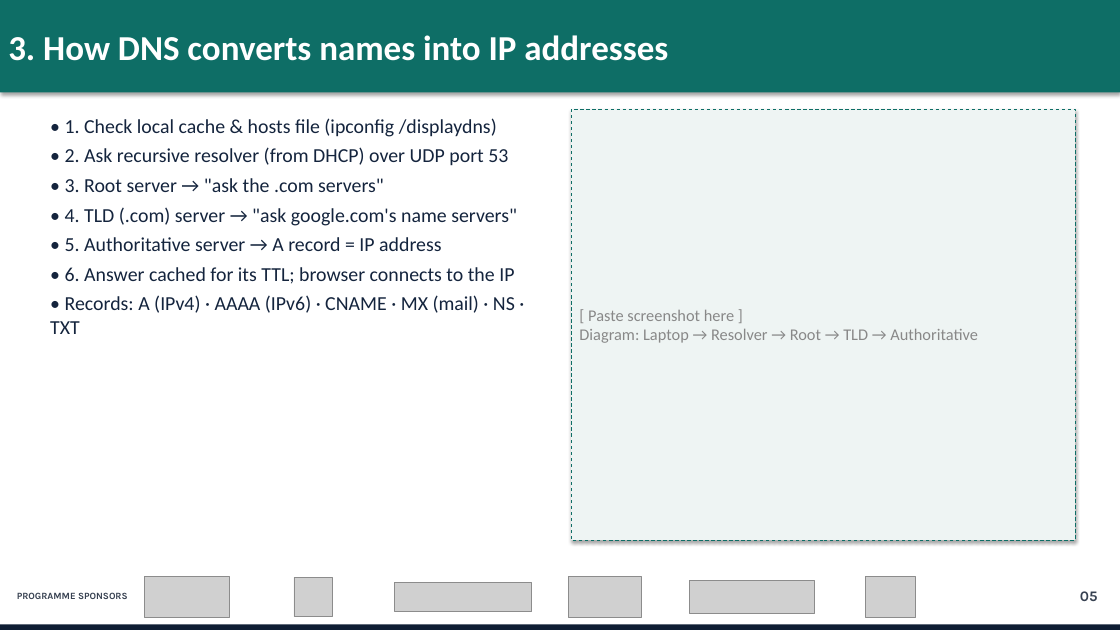
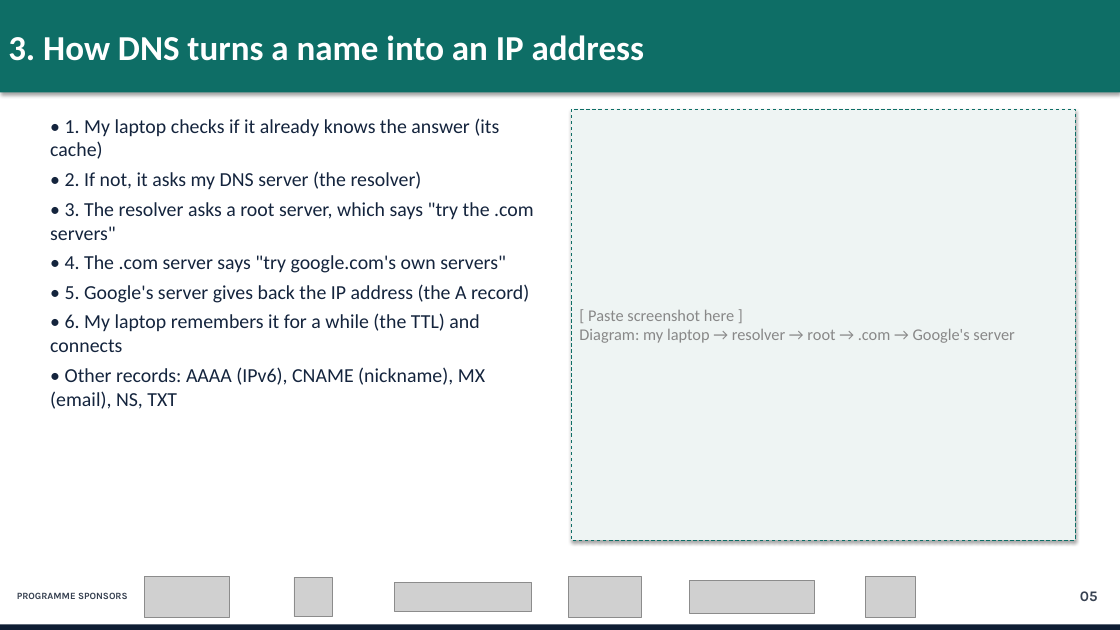
Before and after one commit to wakalala-droid/LightRays, a slide deck: slide 5 of group3-network-identity/Group3_Network_Identity_DNS.pptx. Drawn at 1120x630 pixels with LibreOffice and Linux fonts; fonts in the diff are those of the drawing; grey boxes stand for pictures. Boxes give left, top, right and bottom in pixels: in the first picture for what was removed or moved away, otherwise in the second. Text is boxed around its words. In the diff, an @@ line names an element or a change of style, - is before the commit and + after.

```diff
--- a/group3-network-identity/Group3_Network_Identity_DNS.pptx
+++ b/group3-network-identity/Group3_Network_Identity_DNS.pptx
@@ text in rectangle at bbox=[8, 35, 644, 61]: text changed @@
-3. How DNS converts names into IP addresses
+3. How DNS turns a name into an IP address
@@ text at bbox=[50, 118, 534, 409]: text changed @@
-• 1. Check local cache & hosts file (ipconfig /displaydns)
-• 2. Ask recursive resolver (from DHCP) over UDP port 53
-• 3. Root server → "ask the .com servers"
-• 4. TLD (.com) server → "ask google.com's name servers"
-• 5. Authoritative server → A record = IP address
-• 6. Answer cached for its TTL; browser connects to the IP
-• Records: A (IPv4) · AAAA (IPv6) · CNAME · MX (mail) · NS · TXT
+• 1. My laptop checks if it already knows the answer (its cache)
+• 2. If not, it asks my DNS server (the resolver)
+• 3. The resolver asks a root server, which says "try the .com servers"
+• 4. The .com server says "try google.com's own servers"
+• 5. Google's server gives back the IP address (the A record)
+• 6. My laptop remembers it for a while (the TTL) and connects
+• Other records: AAAA (IPv6), CNAME (nickname), MX (email), NS, TXT
@@ text in rectangle at bbox=[579, 329, 1014, 343]: text changed @@
-Diagram: Laptop → Resolver → Root → TLD → Authoritative
+Diagram: my laptop → resolver → root → .com → Google's server
```
Also in this commit, not shown: 6 other slides changed, 2 other files.
